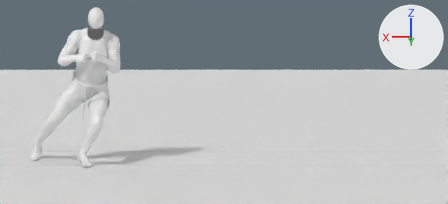
A saved change to the Blender file anim-src/_preview_Left.blend.
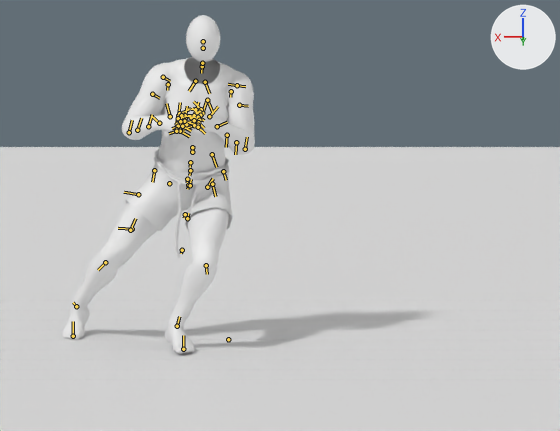
Each version appears first from the file's camera 'CamWide', and next in a close-up on the part from 0% to 59% of the width and 0% to 100% of the height. The lights are fixed; the arrows at upper right show +X, +Y and +Z. The last two pictures show the newer version. Both versions are drawn at frame 4 of the action 'StepDodgeLeft'; the numbers are the values there. The bones that change, and the others that lie on the model, are drawn over the model as lines in the close-ups.

The first close-up shows 'Cube.029', 'Floor', 'HIMBO - Body HP', 'HIMBO - Boxers', 'HIMBO - Feet', 'HIMBO - Hands', 'PreviewHead', 'PreviewNose' and 12 more.
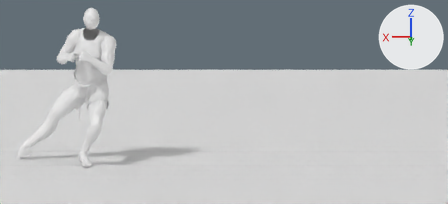
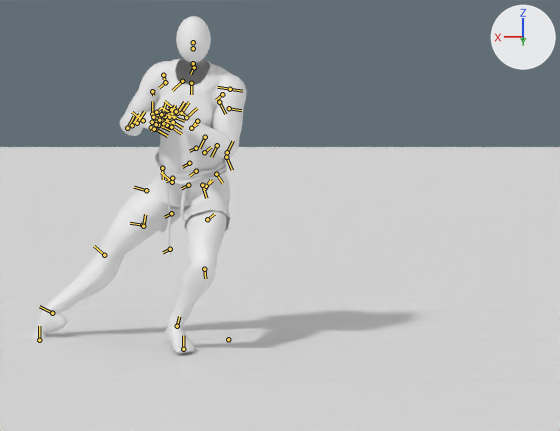
Boxes (x1, y1, x2, y2) around the edits, measured in the close-ups (560 x 431 px):
'HIMBO - Body HP', posed (6% wider)
    before: (75, 57, 255, 317)
    after: (55, 58, 246, 318)
'HIMBO - Boxers', posed
    before: (125, 149, 233, 258)
    after: (129, 152, 231, 257)
'HIMBO - Feet', posed (23% wider)
    before: (63, 296, 194, 354)
    after: (32, 298, 194, 354)
'HIMBO - Hands', posed (11% narrower)
    before: (146, 107, 232, 139)
    after: (133, 107, 209, 140)
'PreviewHead', posed
    before: (186, 15, 220, 62)
    after: (176, 16, 211, 63)
bone 'NPC COM [COM ]', root to tip
    before: (188, 185) to (187, 189)
    after: (188, 185) to (181, 188)
bone 'NPC L Thigh [LThg]', root to tip
    before: (207, 187) to (213, 178)
    after: (205, 188) to (210, 180)
bone 'NPC L Calf [LClf]', root to tip
    before: (206, 265) to (207, 274)
    after: (204, 269) to (205, 278)
bone 'NPC R Thigh [RThg]', root to tip
    before: (169, 183) to (169, 182)
    after: (172, 182) to (161, 172)
bone 'NPC R Calf [RClf]', root to tip
    before: (105, 262) to (98, 270)
    after: (104, 255) to (94, 246)
bone 'NPC R Foot [Rft ]', root to tip
    before: (76, 306) to (73, 302)
    after: (52, 313) to (39, 306)
bone 'NPC R Toe0 [RToe]', root to tip
    before: (73, 336) to (73, 321)
    after: (39, 340) to (39, 326)
bone 'NPC Neck [Neck]', root to tip
    before: (202, 66) to (201, 73)
    after: (194, 67) to (190, 74)
bone 'NPC Head [Head]', root to tip
    before: (203, 48) to (203, 50)
    after: (193, 48) to (193, 51)

The change, as a list of edits to the scene's bpy script:
```text
Change bone_npc_com__com:
    where bone_npc_com__com = bpy.data.objects['StepDodge_Skeleton'].pose.bones['NPC COM [COM ]']  # child of 'NPC Root [Root]'
    bone_npc_com__com.rotation_quaternion: (0.997, -0.053, -0.041, -0.028) -> (0.968, -0.061, -0.029, -0.244)  # degrees (-6, -5, -3) -> degrees (-6, -5, -28)
Change bone_npc_l_thigh__lthg:
    where bone_npc_l_thigh__lthg = bpy.data.objects['StepDodge_Skeleton'].pose.bones['NPC L Thigh [LThg]']  # child of 'NPC Pelvis [Pelv]'
    bone_npc_l_thigh__lthg.rotation_quaternion: (0.858, -0.47, -0.103, -0.182) -> (0.807, -0.458, -0.018, -0.372)  # degrees (-55, -20, -13) -> degrees (-51, -22, -39)
Change bone_npc_l_calf__lclf:
    where bone_npc_l_calf__lclf = bpy.data.objects['StepDodge_Skeleton'].pose.bones['NPC L Calf [LClf]']  # child of 'NPC L Thigh [LThg]'
    bone_npc_l_calf__lclf.rotation_quaternion: (0.827, 0.562, -0.003, 0.0) -> (0.813, 0.582, -0.003, 0.0)  # degrees (68, 0, 0) -> degrees (71, 0, 0)
Change bone_npc_l_foot__lft:
    where bone_npc_l_foot__lft = bpy.data.objects['StepDodge_Skeleton'].pose.bones['NPC L Foot [Lft ]']  # child of 'NPC L Calf [LClf]'
    bone_npc_l_foot__lft.rotation_quaternion: (0.971, -0.143, 0.031, 0.188) -> (0.969, -0.178, 0.02, 0.171)  # degrees (-16, 7, 21) -> degrees (-20, 6, 19)
Change bone_npc_r_thigh__rthg:
    where bone_npc_r_thigh__rthg = bpy.data.objects['StepDodge_Skeleton'].pose.bones['NPC R Thigh [RThg]']  # child of 'NPC Pelvis [Pelv]'
    bone_npc_r_thigh__rthg.rotation_quaternion: (0.953, -0.186, -0.231, 0.06) -> (0.791, -0.295, -0.099, 0.527)  # degrees (-25, -25, 13) -> degrees (-35, 9, 64)
Change bone_npc_r_calf__rclf:
    where bone_npc_r_calf__rclf = bpy.data.objects['StepDodge_Skeleton'].pose.bones['NPC R Calf [RClf]']  # child of 'NPC R Thigh [RThg]'
    bone_npc_r_calf__rclf.rotation_quaternion: (0.931, 0.366, 0.002, 0.0) -> (0.998, -0.059, 0.0, 0.0)  # degrees (43, 0, 0) -> degrees (-7, 0, 0)
Change bone_npc_r_foot__rft:
    where bone_npc_r_foot__rft = bpy.data.objects['StepDodge_Skeleton'].pose.bones['NPC R Foot [Rft ]']  # child of 'NPC R Calf [RClf]'
    bone_npc_r_foot__rft.rotation_quaternion: (0.937, 0.099, 0.331, 0.055) -> (0.763, 0.638, -0.015, -0.1)  # degrees (16, 38, 12) -> degrees (79, 6, -10)
Change bone_npc_r_toe0__rtoe:
    where bone_npc_r_toe0__rtoe = bpy.data.objects['StepDodge_Skeleton'].pose.bones['NPC R Toe0 [RToe]']  # child of 'NPC R Foot [Rft ]'
    bone_npc_r_toe0__rtoe.rotation_quaternion: (0.966, -0.259, 0.0, -0.001) -> (0.74, -0.198, 0.621, -0.167)  # degrees (-30, 0, 0) -> degrees (-73, 59, -71)
Change bone_npc_neck__neck:
    where bone_npc_neck__neck = bpy.data.objects['StepDodge_Skeleton'].pose.bones['NPC Neck [Neck]']  # child of 'NPC Spine2 [Spn2]'
    bone_npc_neck__neck.rotation_quaternion: (0.998, 0.058, 0.027, 0.01) -> (0.992, 0.063, -0.006, 0.114)  # degrees (7, 3, 1) -> degrees (7, -2, 13)
Change bone_npc_head__head:
    where bone_npc_head__head = bpy.data.objects['StepDodge_Skeleton'].pose.bones['NPC Head [Head]']  # child of 'NPC Neck [Neck]'
    bone_npc_head__head.rotation_quaternion: (0.998, 0.058, 0.029, 0.005) -> (0.992, 0.063, 0.016, 0.113)  # degrees (7, 3, 1) -> degrees (7, 1, 13)
```
